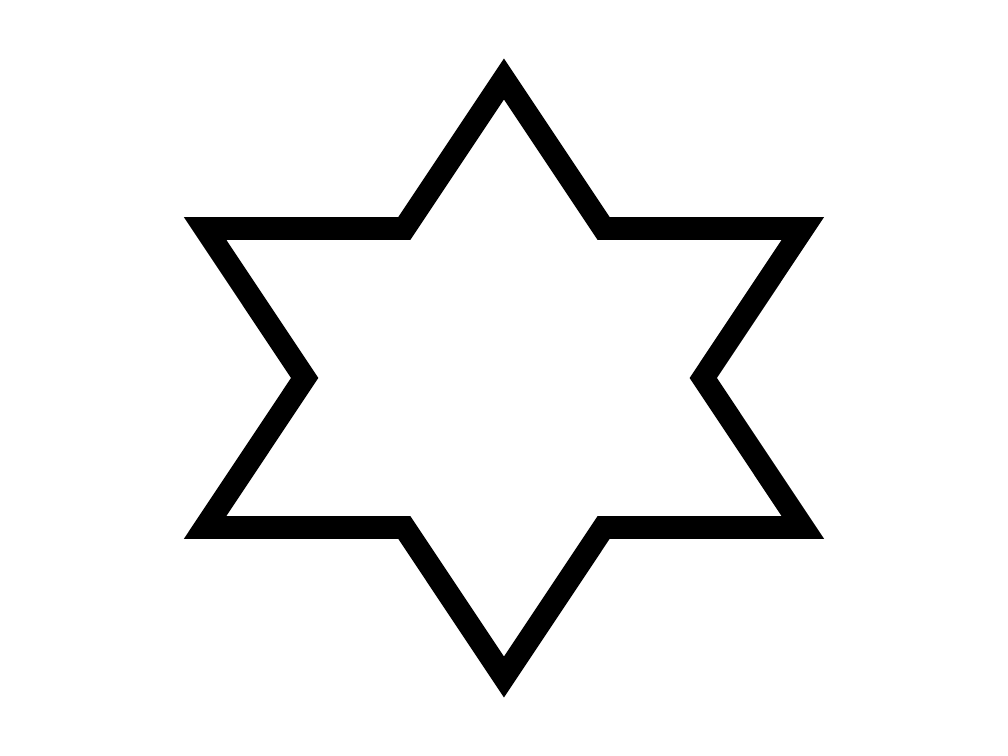
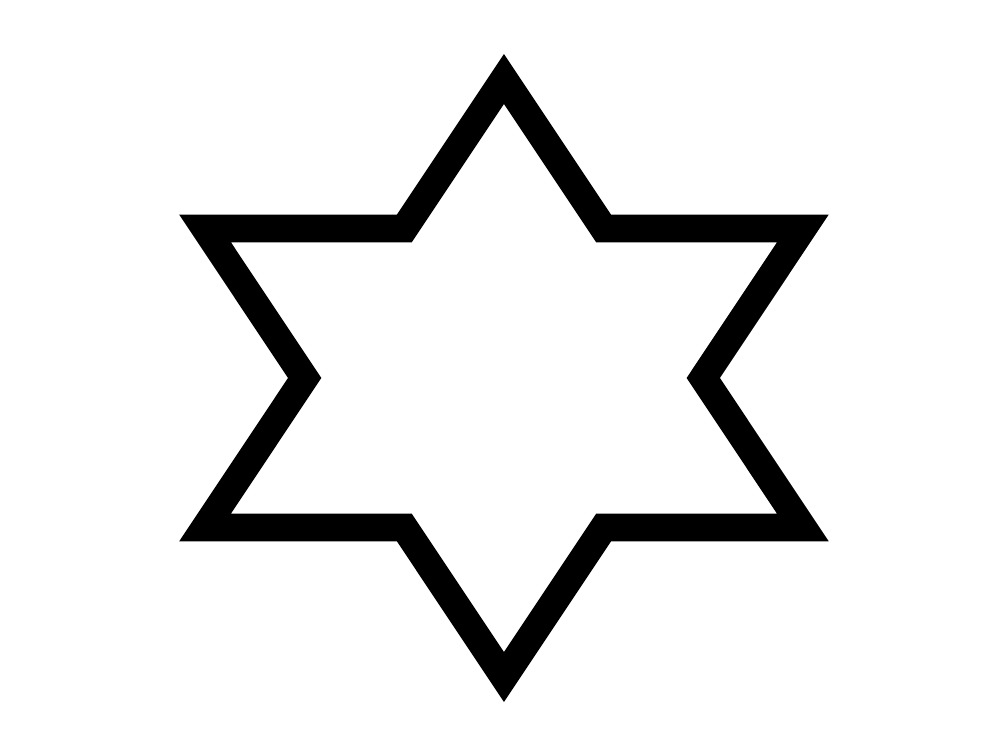
Before and after one commit to maxwoerner/mirror-tracing, a slide deck: slide 3 of trials/trials.pptx. Drawn at 1008x756 pixels with LibreOffice and Linux fonts; fonts in the diff are those of the drawing. Boxes give left, top, right and bottom in pixels: in the first picture for what was removed or moved away, otherwise in the second. Text is boxed around its words. In the diff, an @@ line names an element or a change of style, - is before the commit and + after.

```diff
--- a/trials/trials.pptx
+++ b/trials/trials.pptx
@@ star at [205, 80, 801, 676]: outline #000000 9 pt to #000000 11 pt @@
```
Also in this commit, not shown: 2 other slides changed, 3 other files.
